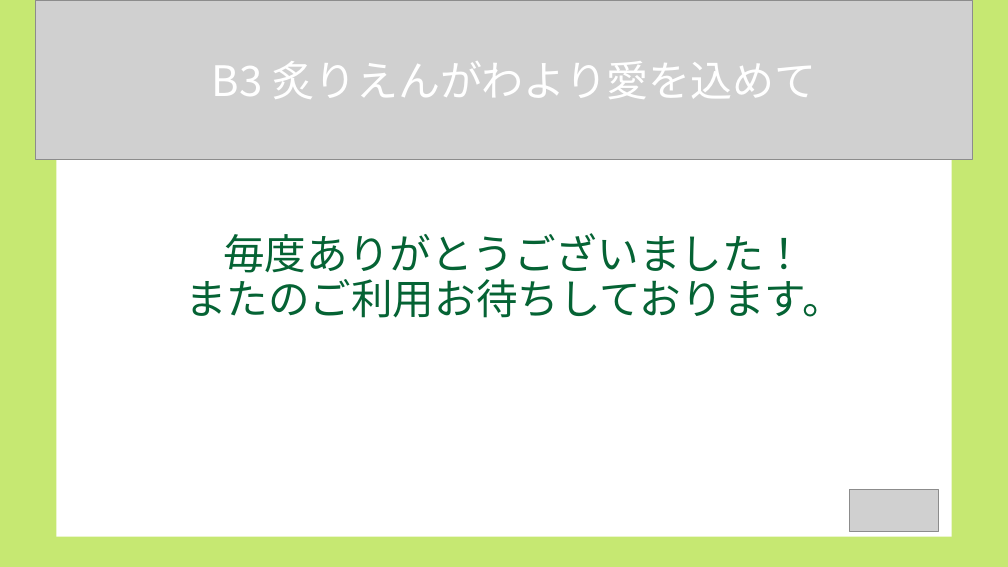
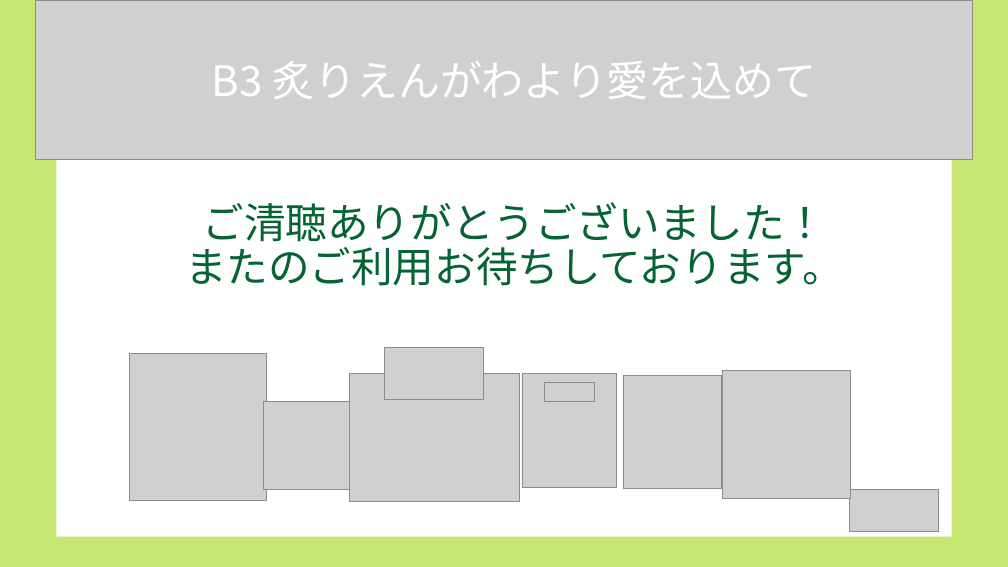
Before and after one commit to dojo2022/B-3, a slide deck: slide 19 of doc/コピー動画なし_B3炙りえんがわ_成果発表会資料.pptx. Drawn at 1008x567 pixels with LibreOffice and Linux fonts; fonts in the diff are those of the drawing; grey boxes stand for pictures. Boxes give left, top, right and bottom in pixels: in the first picture for what was removed or moved away, otherwise in the second. Text is boxed around its words. In the diff, an @@ line names an element or a change of style, - is before the commit and + after.

```diff
--- a/doc/コピー動画なし_B3炙りえんがわ_成果発表会資料.pptx
+++ b/doc/コピー動画なし_B3炙りえんがわ_成果発表会資料.pptx
@@ title at <box>185,202,844,286</box>: text changed @@
-毎度ありがとうございました！
-またのご利用お待ちしております。
+ご清聴ありがとうございました！
+またのご利用お待ちしております。
@@ picture added at <box>129,353,266,501</box> @@
@@ picture added at <box>385,348,484,399</box> @@
@@ picture added at <box>349,374,520,501</box> @@
@@ picture added at <box>522,374,617,487</box> @@
@@ picture added at <box>544,383,594,402</box> @@
@@ picture added at <box>623,375,721,488</box> @@
@@ picture added at <box>723,371,851,498</box> @@
@@ picture added at <box>263,402,364,489</box> @@
```
Also in this commit, not shown: 11 other slides changed.
